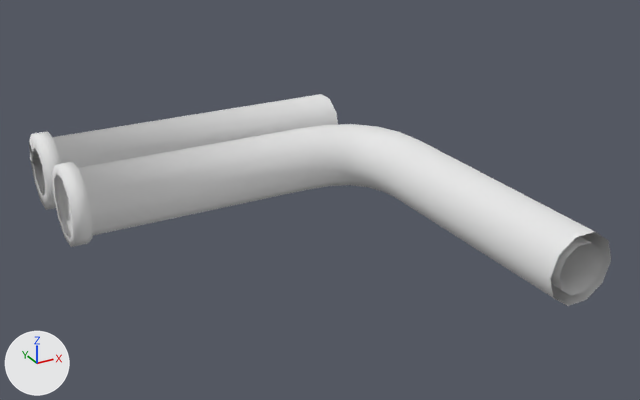
The Blender file Assets/Models/Pipes.blend, before and after one commit.
Rendered twice from a 50 mm lens placed at (-0.1, -0.478, 0.207), pointed at (0.126, -0.067, 0.002). Every picture has the same lights, and +X, +Y and +Z are marked at lower left.

Names of what the first picture shows: 'Curve', 'Straight'.
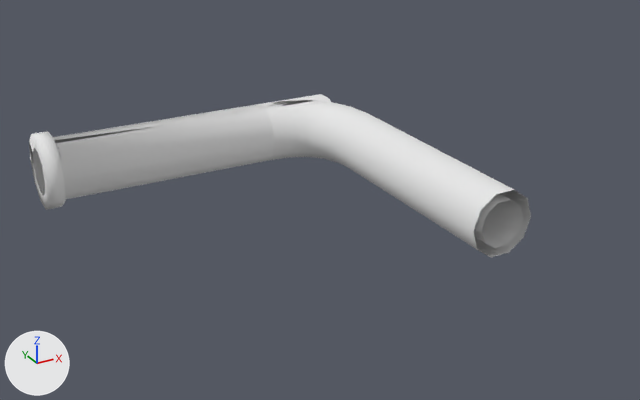
The newer file is also turned or shifted as a whole; pictures and numbers use the older file's frame.

Boxes [x1, y1, x2, y2] around the edits, measured in the pictures (640 x 400 px):
'Curve', no longer drawn
    before: [52, 124, 611, 306]
    faces in mat_glass (white #e7e7e7): [52, 124, 611, 306]
    faces in mat_innerpipe (white #e7e7e7): [65, 191, 603, 296]
'Curve.001', added
    after: [33, 100, 531, 257]
    faces in mat_glass (white #e7e7e7): [33, 100, 531, 257]
    faces in mat_innerpipe (white #e7e7e7): [473, 193, 523, 248]

Diff of the bpy script that builds the scene:
```diff
--- a/Assets/Models/Pipes.blend.py
+++ b/Assets/Models/Pipes.blend.py
@@ me_cunurbspath_1 @@
+me_cunurbspath_1.from_pydata(...)  # 190 vertices, 170 faces; spans x -0.021..0.297, y -0.021..0.143, z -0.023..0.023
+me_cunurbspath_1.polygons.foreach_set('use_smooth', [True] * 170)
+# faces by material slot: [100, 70]
+me_cunurbspath_1.materials.append(mat_glass)  # white #e7e7e7
+me_cunurbspath_1.materials.append(mat_innerpipe)  # white #e7e7e7
@@ ob_curve @@
-ob_curve = bpy.data.objects.new('Curve', me_cunurbspath)
+ob_curve = bpy.data.objects.new('Curve', None)
 ob_curve.location = (0.0, 0.0, 0.0)
@@ ob_curve_001 @@
+ob_curve_001 = bpy.data.objects.new('Curve.001', me_cunurbspath_1)
+ob_curve_001.location = (0.0, 0.06, 0.0)
+ob_curve_001.rotation_euler = (0.0, 0.0, -0.785)  # degrees (0, 0, -45)
```
